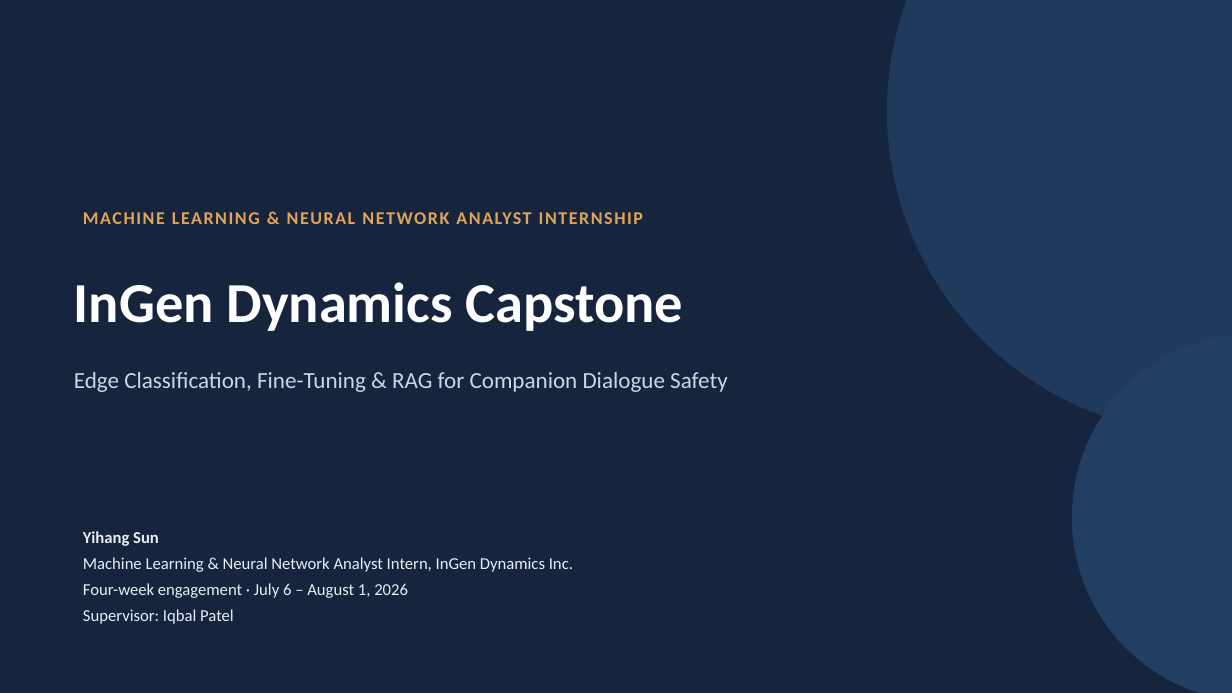
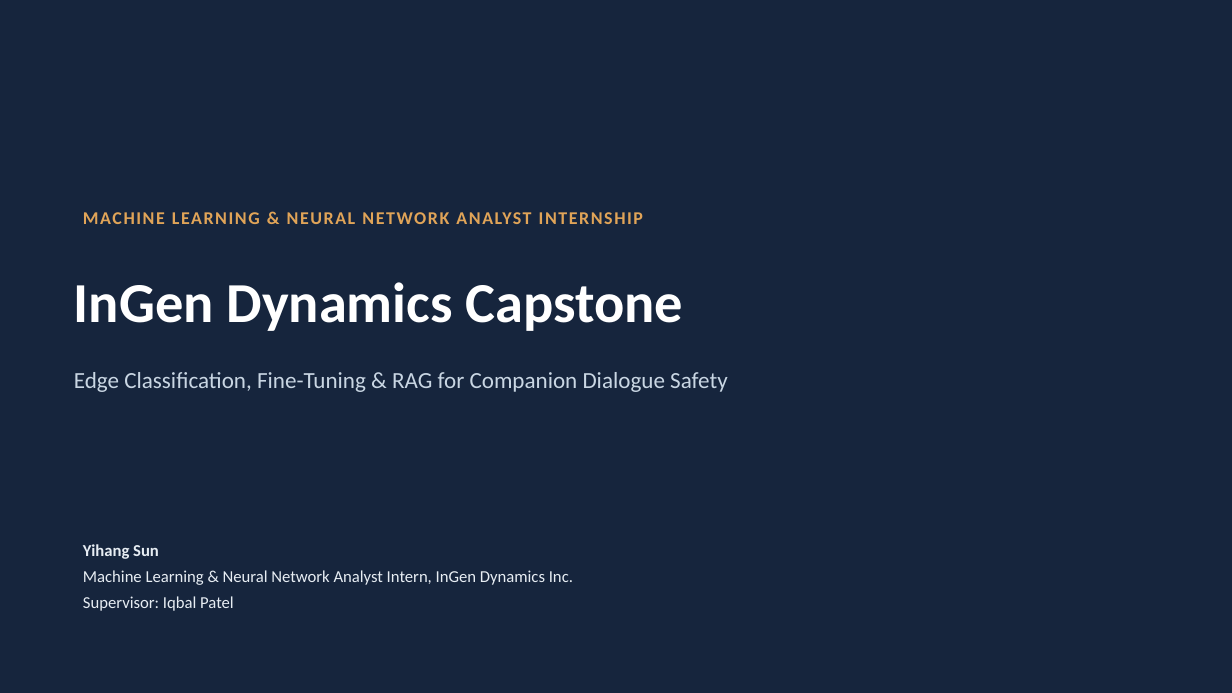
Before and after one commit to ks815/yihang-ingen-ml-nn-intern, a slide deck: slide 1 of week04_capstone/W04_Capstone_Deck.pptx. Drawn at 1232x693 pixels with LibreOffice and Linux fonts; fonts in the diff are those of the drawing. Boxes give left, top, right and bottom in pixels: in the first picture for what was removed or moved away, otherwise in the second. Text is boxed around its words. In the diff, an @@ line names an element or a change of style, - is before the commit and + after.

```diff
--- a/week04_capstone/W04_Capstone_Deck.pptx
+++ b/week04_capstone/W04_Capstone_Deck.pptx
@@ ellipse removed at bbox=[887, 0, 1232, 434] @@
@@ ellipse removed at bbox=[1072, 333, 1232, 693] @@
@@ text at bbox=[83, 583, 408, 598]: paragraph removed @@
-Four-week engagement · July 6 – August 1, 2026
```
Also in this commit, not shown: 4 other slides changed.
